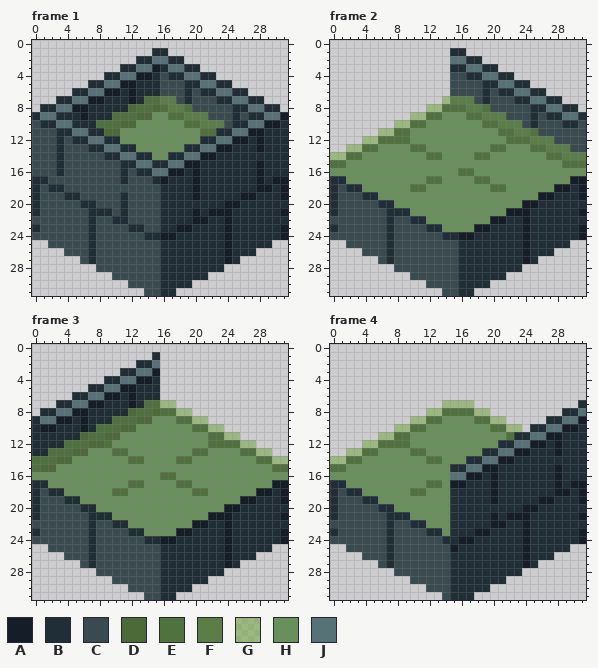
Pixel-art file -- assets/img/settlements/tileset_aqueduct.aseprite. Above: the version before the commit.
32x32 pixels, 16 frames. Colours within 5 levels of each other are drawn and written as one. Shown: frame 1, frame 2, frame 3, frame 4. The commit also changed other frames, which this record leaves out.
Palette (. is transparent): A #151d28  B #202e37  C #394a50  D #4b6a37  E #50723e  F #5b7e49  G #75a7438f  H #68905a  J #577277
New version:
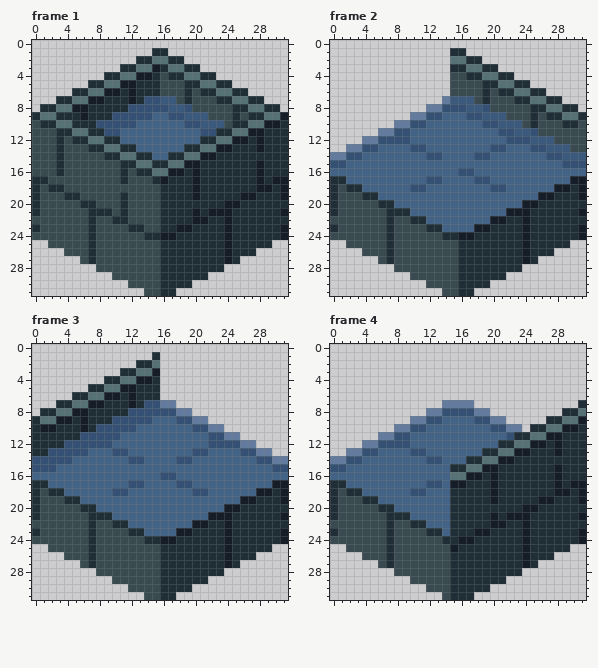
Change:
layer "Content/CleanWater" opacity 73% added
layer "Layer 1" removed
Colour E changes from #50723e to #345174.
Colour F changes from #5b7e49 to #3b597b.
Colour G changes from #75a7438f to #3c5e8bba.
Colour H changes from #68905a to #436386.
Frame 1, layer "Content/CleanWater":
Colour D becomes colour E in row 8 at x 12 and 15; in row 9 at x 13 to 14; in row 10 at x 11 to 12; in row 11 at x 9 to 10.
Frame 3, layer "Content/CleanWater":
Colour D becomes colour E in row 8 at x 12 and 15; in row 9 at x 13 to 14; in row 10 at x 11 to 12; in row 11 at x 6 and 9 to 10; in row 12 at x 7 to 8; in row 13 at x 5 to 6.
Colour D becomes colour E in row 14 at x 3 to 4; in row 15 at x 1 to 2.
